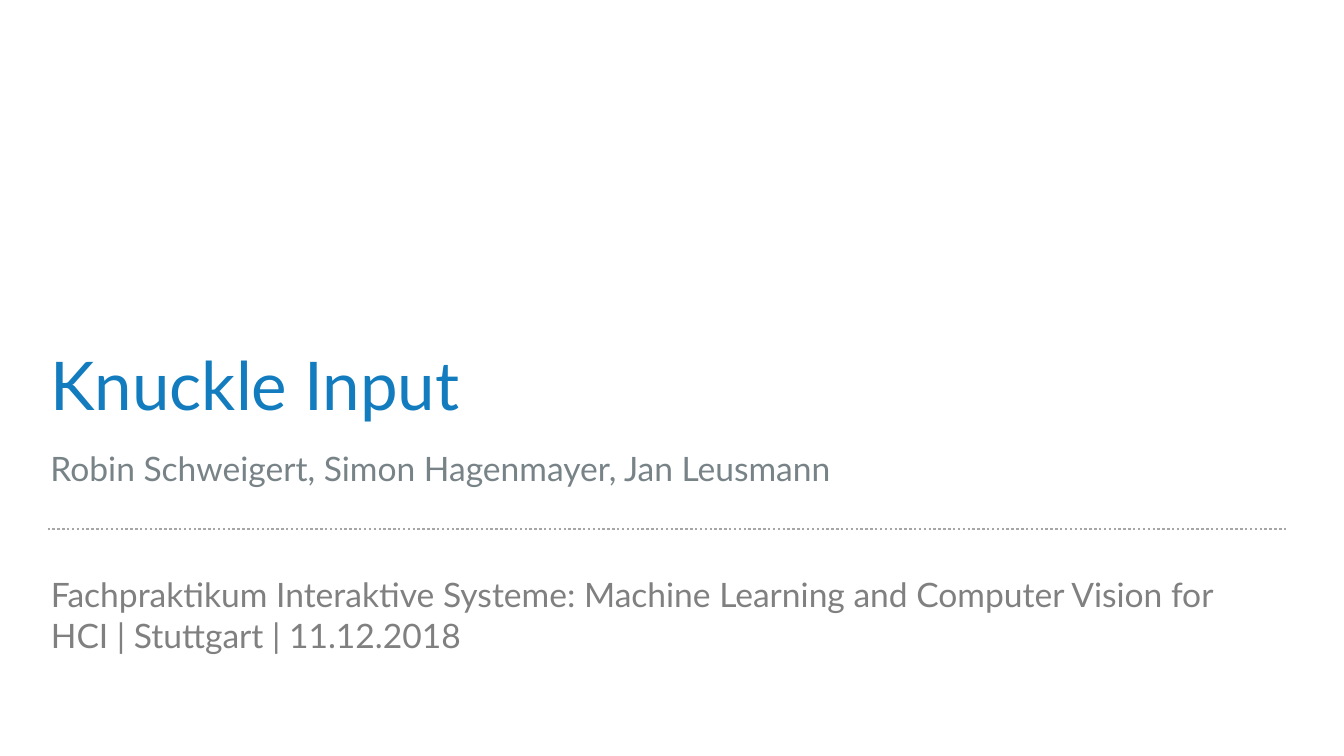
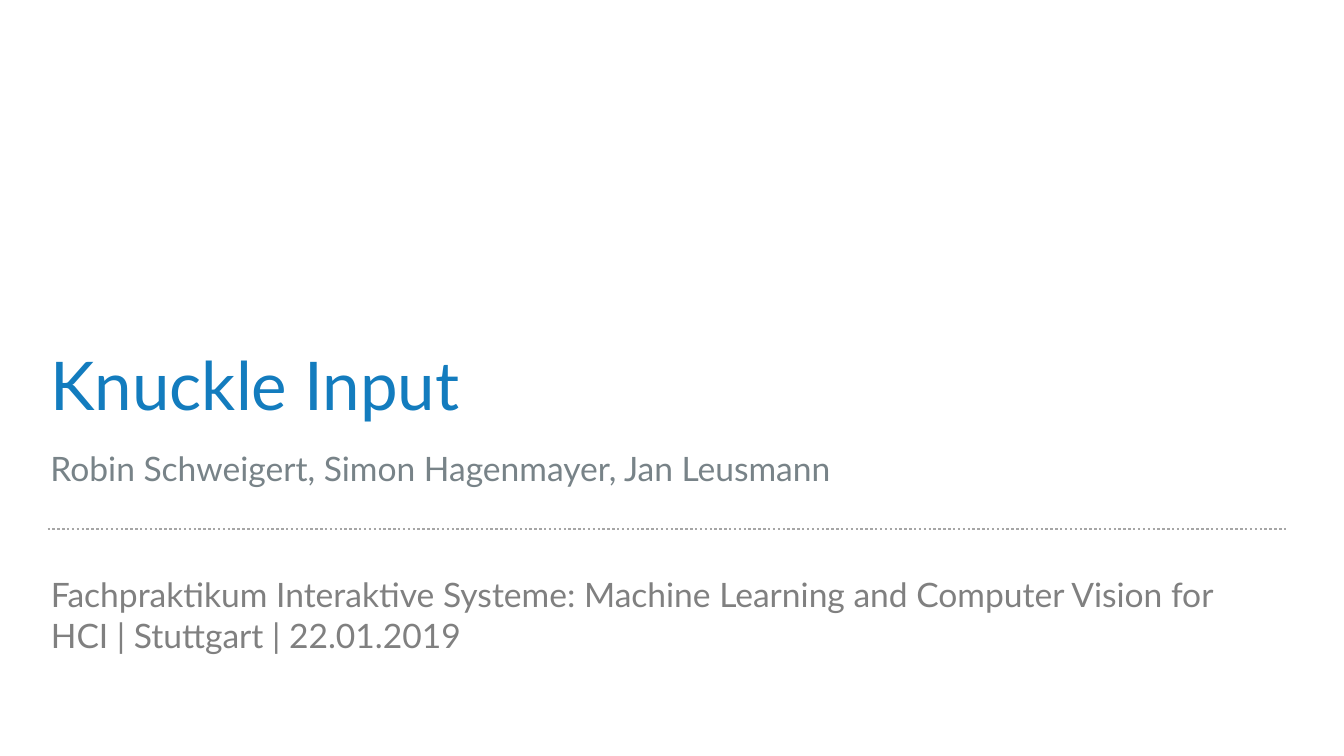
Before and after one commit to robsch94/FaPraKnuckleInput, a slide deck: slide 1 of Presentations/InterimPresentation.pptx. Drawn at 1344x756 pixels with LibreOffice and Linux fonts; fonts in the diff are those of the drawing; background and template pictures are left out. Boxes give left, top, right and bottom in pixels: in the first picture for what was removed or moved away, otherwise in the second. Text is boxed around its words. In the diff, an @@ line names an element or a change of style, - is before the commit and + after.

```diff
--- a/Presentations/InterimPresentation.pptx
+++ b/Presentations/InterimPresentation.pptx
@@ text at (51,582,1214,654): text changed @@
-Fachpraktikum Interaktive Systeme: Machine Learning and Computer Vision for HCI | Stuttgart | 11.12.2018
+Fachpraktikum Interaktive Systeme: Machine Learning and Computer Vision for HCI | Stuttgart | 22.01.2019
```
Also in this commit, not shown: 10 slides removed, 1 other file.
